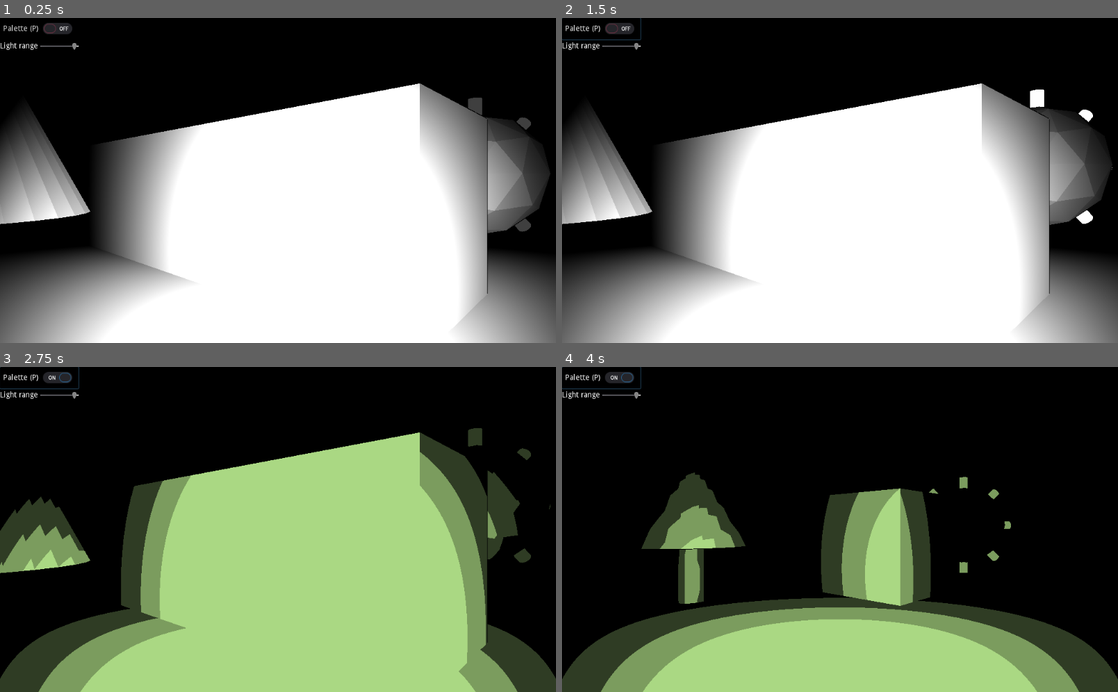
Above: before the commit, frames 1-4 (two rows, left to right).
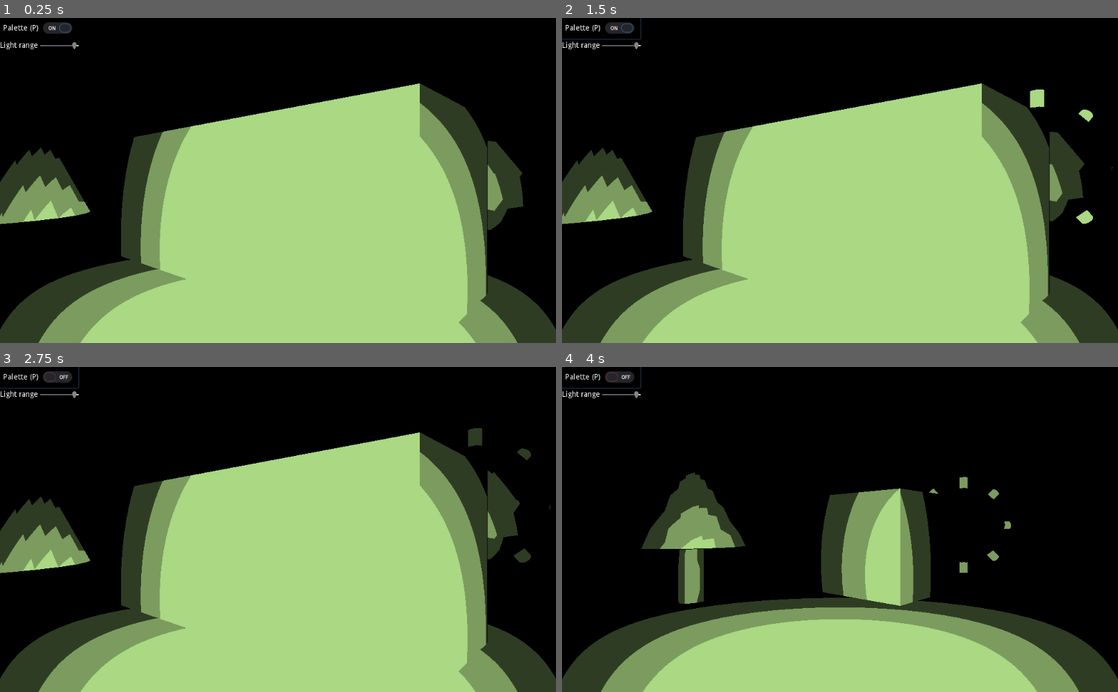
Above: after the commit, the same moments.

Repository: gilzoide/1JAM-RETRO
Game: Godot game, scene res://Main.tscn
Two runs of this game, one before a commit and one after it. Both use one fixed random seed, a clock stepped at 60 frames per second and the inputs below.
Inputs (mouse positions are in pixels of both pictures, inside the frame that each line leads up to):
- Up to frame 1 (0.25 s): no input
- Up to frame 2 (1.5 s): click "Palette (P)" at 0.5 s; click "Palette (P)" at 1.25 s
- Up to frame 3 (2.75 s): click "Palette (P)" at 2 s
- Up to frame 4 (4 s): move the mouse to (962, 513) at 2.77 s; hold S (camera_back) 2.78-3.53 s; click (962, 513) at 2.92 s; move the mouse to (728, 545) at 3.52 s; tap W (camera_forward) at 3.6 s; click (728, 545) at 3.67 s

The runs differ from the first frame. In frame 1, 65% of the frame differs, in the area x 0-100%, y 1-100%; in frame 2, 65%, in the area x 0-100%, y 0-100%; in frame 3, 0.3%; in frame 4, 0.3%.
Error after the commit: Invalid set index 'material' (on base: 'null instance') with value of type 'Nil'. (res://Control/Options.gd:8)

Commit message:
Apply material to root Control and inherit material on Viewport

Diff:
--- a/Control/Options.gd
+++ b/Control/Options.gd
@@ -1,11 +1,11 @@
 extends VBoxContainer
 
-export(NodePath) var viewport_container_path
-onready var viewport_container: ViewportContainer = get_node(viewport_container_path)
+export(NodePath) var root_container_path
+onready var root_container: ViewportContainer = get_node(root_container_path)
 export(Material) var palette_material
 
 func set_apply_palette(apply: bool):
-	viewport_container.material = palette_material if apply else null
+	root_container.material = palette_material if apply else null
 
 
 func _on_LightRange_value_changed(value: float):
--- a/Glow/Glow_material.tres
+++ b/Glow/Glow_material.tres
@@ -3,8 +3,6 @@
 [ext_resource path="res://Glow/Glow_shader.shader" type="Shader" id=1]
 [ext_resource path="res://Visuals/Outline_material.tres" type="Material" id=2]
 
-
-
 [resource]
 next_pass = ExtResource( 2 )
 shader = ExtResource( 1 )
--- a/Main.tscn
+++ b/Main.tscn
@@ -7,6 +7,7 @@
 [ext_resource path="res://UI/Main_theme.tres" type="Theme" id=5]
 
 [node name="Root" type="Control"]
+material = ExtResource( 3 )
 anchor_right = 1.0
 anchor_bottom = 1.0
 theme = ExtResource( 5 )
@@ -15,6 +16,7 @@
 }
 
 [node name="ViewportContainer" type="ViewportContainer" parent="."]
+use_parent_material = true
 anchor_right = 1.0
 anchor_bottom = 1.0
 stretch = true
@@ -32,16 +34,19 @@
 [node name="LevelTest" parent="ViewportContainer/Viewport" instance=ExtResource( 1 )]
 
 [node name="Options" type="VBoxContainer" parent="."]
+margin_top = -1.0
+margin_right = 145.0
+margin_bottom = 59.0
 script = ExtResource( 2 )
 __meta__ = {
 "_edit_use_anchors_": false
 }
-viewport_container_path = NodePath("../ViewportContainer")
 palette_material = ExtResource( 3 )
 
 [node name="PaletteCheckButton" type="CheckButton" parent="Options"]
 margin_right = 145.0
 margin_bottom = 40.0
+pressed = true
 shortcut = ExtResource( 4 )
 text = "Palette (P)"
 __meta__ = {
